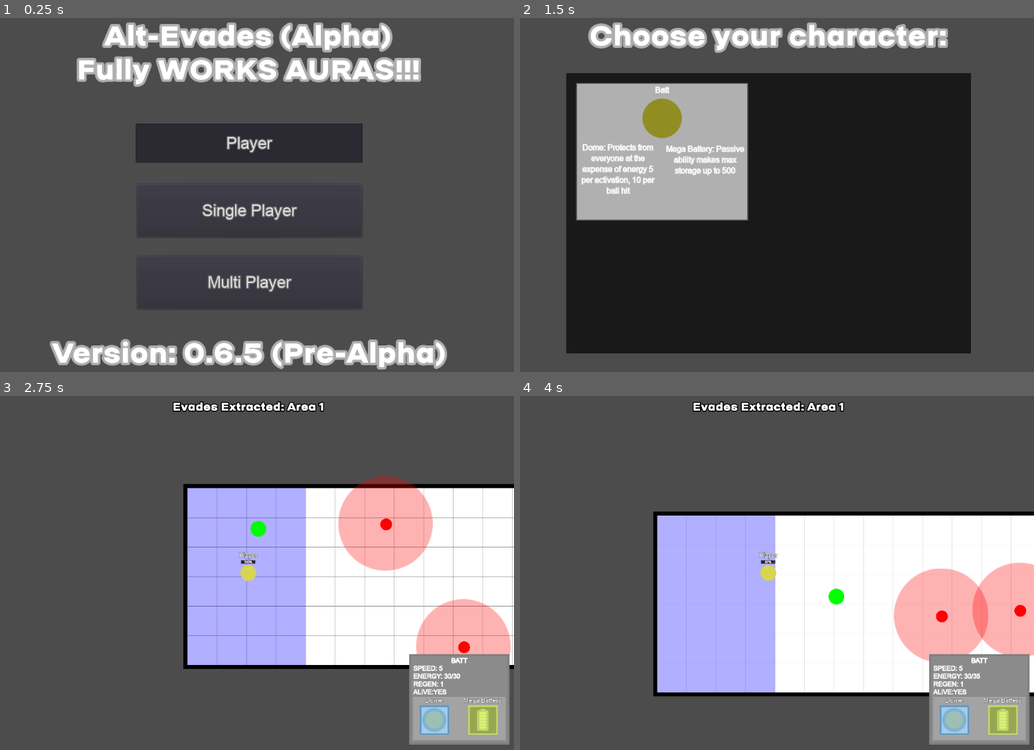
Above: before the commit, frames 1-4 (two rows, left to right).
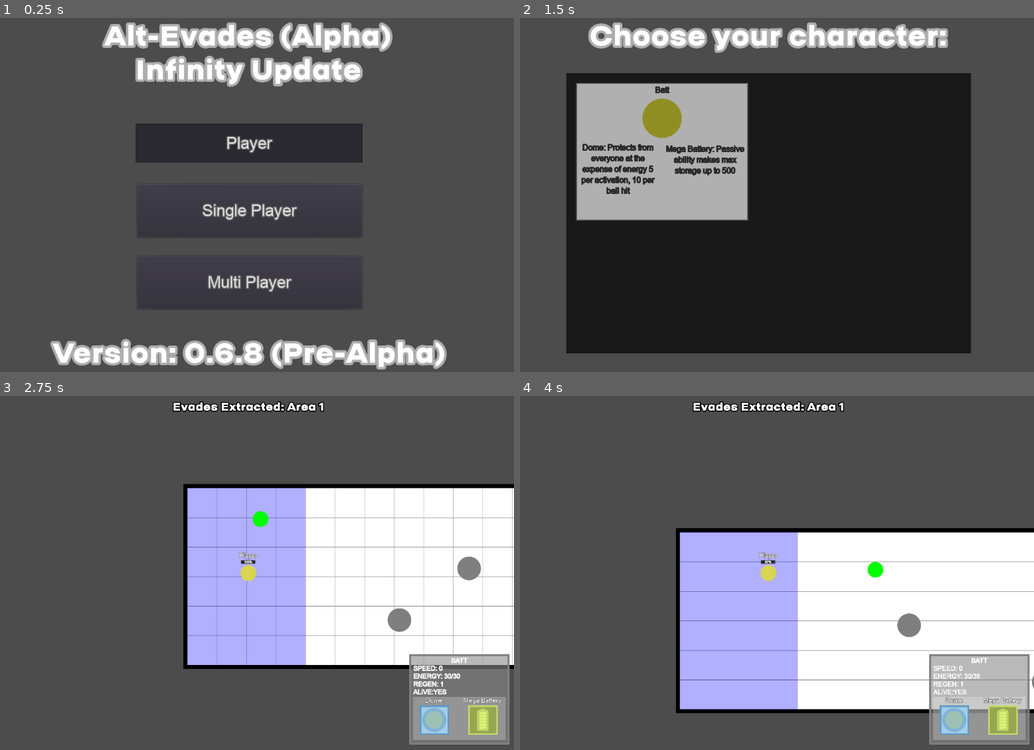
Above: after the commit, the same moments.

Repository: EtherCD/Alt-Evades-Old-Version
Game: Godot game, scene res://Menu.tscn
The game is run twice, just before and just after one commit, with the same random seed, the same clock (stepped at 60 frames per second) and the same inputs.
Inputs (mouse positions are in pixels of both pictures, inside the frame that each line leads up to):
- Up to frame 1 (0.25 s): no input
- Up to frame 2 (1.5 s): click "Single Player" at 0.5 s; tap Enter at 1.25 s; move the mouse to (884, 177) at 1.27 s; hold Right (ui_right) from 1.28 s (still down); tap Z at 1.35 s; click (884, 177) at 1.42 s
- Up to frame 3 (2.75 s): tap Space at 2 s; move the mouse to (143, 590) at 2.02 s; release Right (ui_right) at 2.03 s; hold Down (ui_down) from 2.03 s (still down); tap Z at 2.1 s; click (143, 590) at 2.17 s
- Up to frame 4 (4 s): move the mouse to (823, 495) at 2.77 s; release Down (ui_down) at 2.78 s; hold Right (ui_right) 2.78-3.53 s; tap 1 at 2.85 s; click (823, 495) at 2.92 s; tap Z at 3.05, 3.8 s; move the mouse to (741, 643) at 3.52 s; hold Up (ui_up) from 3.53 s (still down); tap 2 at 3.6 s; click (741, 643) at 3.67 s

The runs differ from the first frame. In frame 1, 4.2% of the frame differs, in the area x 9-88%, y 10-100%; in frame 2, 1.5%; in frame 3, 8.8%; in frame 4, 21%, in the area x 25-100%, y 32-98%.

Commit message:
Infinity UPDATE!
* Add Mouse movement
* Add Levels
* And other fix

Diff:
--- a/Alt-Evades/Assets/Singletone.gd
+++ b/Alt-Evades/Assets/Singletone.gd
@@ -1,7 +1,7 @@
 extends Node
 
 export var id = -1
-export var version = "0.6.5 (Pre-Alpha)"
+export var version = "0.6.8 (Pre-Alpha)"
 export var gameName = ""
 
 var all_herous = [
--- a/Alt-Evades/Assets/Small Info Font.tres
+++ b/Alt-Evades/Assets/Small Info Font.tres
@@ -5,6 +5,5 @@
 
 [resource]
 outline_size = 1
-outline_color = Color( 0.85098, 0.85098, 0.85098, 1 )
 use_filter = true
 font_data = SubResource( 1 )
--- /dev/null
+++ b/Alt-Evades/CustomZone.gd
@@ -0,0 +1,10 @@
+extends StaticBody2D
+
+func _ready():
+	pass
+
+
+
+
+func _on_Detector_body_entered(body):
+	pass # Replace with function body.
--- a/Alt-Evades/Enemy.tscn
+++ b/Alt-Evades/Enemy.tscn
@@ -4,12 +4,12 @@
 [ext_resource path="res://Scripts/Enemy.gd" type="Script" id=2]
 
 [sub_resource type="CircleShape2D" id=1]
-radius = 32.0
+radius = 59.3009
 
 [sub_resource type="CircleShape2D" id=2]
-radius = 32.0
+radius = 59.3009
 
-[node name="Enemy" type="KinematicBody2D"]
+[node name="Enemy" type="KinematicBody2D" groups=["enemy"]]
 collision_layer = 8
 collision_mask = 3
 script = ExtResource( 2 )
--- a/Alt-Evades/Hero/Batt.gd
+++ b/Alt-Evades/Hero/Batt.gd
@@ -2,8 +2,9 @@
 
 var eAbility1 = 10;
 var eAbility1_ = 50;
-var switcher;
+var switcher = false;
 var Regen = 0;
+var canAbility1 = true;
 
 func _ready():
 	heroName = "Batt"
@@ -29,7 +30,7 @@
 		rEnergy = Regen;
 	get_node("Camera2D2/CenteredRect/ColorRect/Hero Info").text = "Speed: "+str(cSpeed/50)+"\nEnergy: "+str(int(cEnergy))+"/"+str(mEnergy)+"\nRegen: "+str(rEnergy)+"\nAlive:"+a_translate(alive)
 	#get_node("Camera2D2/ColorRect/Hero Ability").text = 'Ability "'+nameAbility1+'":\n'+f_translate(switcher)+'\nAbility "'+nameAbility2+'":\n passive'
-	if not switcher:
+	if not switcher and not AuraPink:
 		$Camera2D2/CenteredRect/ColorRect/ColorRect/ability1.modulate = Color(1,1,1,1)
 	else: $Camera2D2/CenteredRect/ColorRect/ColorRect/ability1.modulate = Color(1,1,1,0.45)
 	get_node("EnergyBar").value = (cEnergy / mEnergy) * 100
@@ -42,21 +43,36 @@
 	#$Camera2D2.zoom.x = 2/(OS.get_window_size().x/540)
 	#$Camera2D2.zoom.y = 2/(OS.get_window_size().y/360)
 
+func _add_process():
+	if switcher and cEnergy > 0:
+		cEnergy -= eAbility1*coef_rEnergy;
+	elif cEnergy < 1:
+		switcher = false
+		if switcher and rEnergy >= Regen:
+			Regen = rEnergy
+			rEnergy = Regen / 2;
+		elif not switcher and rEnergy < Regen:
+			rEnergy = Regen;
+	canUpgradeRegen=not switcher
+	$Dome.visible=switcher
+
 #Ability
 func ability1_f():
-	if rEnergy > 2:
-		if switcher and cEnergy > 1:
-			cEnergy -= eAbility1*coef_rEnergy;
-		elif switcher and cEnergy < 1:
-			switcher = false;
+	if rEnergy > 2 and canAbility1 and cEnergy > 1:
 		switcher = not switcher
-		canUpgradeRegen=not switcher
-		$Dome.visible=switcher
-		if switcher:
+		if switcher and rEnergy >= Regen:
 			Regen = rEnergy
 			rEnergy = Regen / 2;
-		else:
+		elif not switcher and rEnergy < Regen:
 			rEnergy = Regen;
+		$Camera2D2/CenteredRect/ColorRect/ColorRect/TTAbility1.start()
+	elif rEnergy < 0:
+		switcher = false
+		if rEnergy < Regen:
+			rEnergy = Regen
+	if canAbility1:
+		$Camera2D2/CenteredRect/ColorRect/ColorRect/ability1.modulate = Color(1,1,1,0.45)
+	canAbility1=false
 
 func ability2_f():
 	pass
@@ -73,7 +89,12 @@
 		$Sprite.modulate.a = 0.5
 		$DeathTimer.start()
 		$Dome.visible=false
-	if switcher and cEnergy > 10:
+	if switcher and cEnergy > 50:
 		cEnergy-=eAbility1_*0.5;
 	else:
 		switcher = false;
+
+
+func _on_ability1_timeout():
+	canAbility1=true;
+	$Camera2D2/CenteredRect/ColorRect/ColorRect/ability1.modulate = Color(1,1,1,1)
--- a/Alt-Evades/Hero/Batt.tscn
+++ b/Alt-Evades/Hero/Batt.tscn
@@ -50,7 +50,7 @@
 anchor_bottom = 1.0
 margin_left = -500.0
 margin_top = -450.0
-color = Color( 0.54902, 0.54902, 0.54902, 1 )
+color = Color( 0.54902, 0.54902, 0.54902, 0.6 )
 
 [node name="Hero NLabel" type="Label" parent="Player/Camera2D2/CenteredRect/ColorRect"]
 modulate = Color( 2, 2, 2, 1 )
@@ -104,7 +104,7 @@
 margin_top = 211.0
 margin_right = 484.0
 margin_bottom = 431.0
-color = Color( 1, 1, 1, 0.203922 )
+color = Color( 1, 1, 1, 0.239216 )
 
 [node name="ability2" type="Sprite" parent="Player/Camera2D2/CenteredRect/ColorRect/ColorRect"]
 position = Vector2( 355, 119 )
@@ -128,6 +128,9 @@
 custom_fonts/font = ExtResource( 2 )
 text = "Ability 2"
 align = 1
+
+[node name="TTAbility1" type="Timer" parent="Player/Camera2D2/CenteredRect/ColorRect/ColorRect"]
+wait_time = 1.5
 
 [node name="Level Label" type="Label" parent="Player/Camera2D2"]
 modulate = Color( 2, 2, 2, 1 )
@@ -156,6 +159,7 @@
 region_rect = Rect2( 0.377182, 0.127052, 171.162, 165.031 )
 
 [node name="EnergyBar" type="ProgressBar" parent="Player"]
+modulate = Color( 0.972549, 0.972549, 0.972549, 1 )
 material = SubResource( 1 )
 margin_left = -39.0
 margin_top = -66.0
@@ -171,3 +175,5 @@
 custom_fonts/font = ExtResource( 2 )
 text = "Player"
 align = 1
+
+[connection signal="timeout" from="Player/Camera2D2/CenteredRect/ColorRect/ColorRect/TTAbility1" to="Player" method="_on_ability1_timeout"]
--- a/Alt-Evades/HeroCart.tscn
+++ b/Alt-Evades/HeroCart.tscn
@@ -12,7 +12,7 @@
 script = ExtResource( 2 )
 
 [node name="Hero Name" type="Label" parent="."]
-modulate = Color( 1.5, 1.5, 1.5, 1 )
+modulate = Color( 0.215686, 0.215686, 0.215686, 1 )
 margin_right = 350.0
 margin_bottom = 29.0
 custom_fonts/font = ExtResource( 1 )
@@ -21,7 +21,7 @@
 valign = 1
 
 [node name="A1" type="Label" parent="."]
-modulate = Color( 1.5, 1.5, 1.5, 1 )
+modulate = Color( 0.215686, 0.215686, 0.215686, 1 )
 margin_left = 1.0
 margin_top = 122.0
 margin_right = 170.0
@@ -34,7 +34,7 @@
 autowrap = true
 
 [node name="A2" type="Label" parent="."]
-modulate = Color( 1.5, 1.5, 1.5, 1 )
+modulate = Color( 0.215686, 0.215686, 0.215686, 1 )
 margin_left = 175.0
 margin_top = 125.0
 margin_right = 350.0
--- a/Alt-Evades/Main.tscn
+++ b/Alt-Evades/Main.tscn
@@ -116,13 +116,17 @@
 margin_bottom = 719.0
 color = Color( 1, 1, 1, 0 )
 script = ExtResource( 1 )
-dark = true
-blue = true
-red = true
+standart = true
 
 [node name="Area 2" type="Node2D" parent="."]
 position = Vector2( 0, -6 )
 script = ExtResource( 4 )
+cLevelDark = 34
+cLevelBlue = 5
+cLevelRed = 10
+cLevelPink = 21
+mLevelStandart = 23
+modLevel = 1
 
 [node name="Sprite2" type="Sprite" parent="Area 2"]
 position = Vector2( 7259, 473 )
@@ -168,9 +172,8 @@
 margin_bottom = 726.0
 color = Color( 1, 1, 1, 0 )
 script = ExtResource( 1 )
-dark = true
-blue = true
-red = true
+col = 11
+standart = true
 
 [node name="Teleport" parent="Area 2" groups=["portal"] instance=ExtResource( 6 )]
 process_priority = -1
@@ -193,6 +196,27 @@
 position = Vector2( 240, 359 )
 shape = SubResource( 3 )
 
+[node name="Teleport2" parent="Area 2" groups=["portal"] instance=ExtResource( 6 )]
+process_priority = -1
+modulate = Color( 0.52549, 0.52549, 0.52549, 0.45098 )
+self_modulate = Color( 1, 1, 1, 0 )
+position = Vector2( 8919, 7 )
+scale = Vector2( 0.25, 1 )
+script = ExtResource( 8 )
+id = 1
+right_left = false
+area = 2
+
+[node name="CollisionShape2D2" type="CollisionShape2D" parent="Area 2/Teleport2"]
+position = Vector2( 240, 359 )
+shape = SubResource( 3 )
+
+[node name="Detector" type="Area2D" parent="Area 2/Teleport2"]
+
+[node name="CollisionShape2D2" type="CollisionShape2D" parent="Area 2/Teleport2/Detector"]
+position = Vector2( 240, 359 )
+shape = SubResource( 3 )
+
 [node name="TopWall2" parent="Area 2" instance=ExtResource( 2 )]
 position = Vector2( 4958, -9 )
 scale = Vector2( 512, 2 )
@@ -220,4 +244,9 @@
 [connection signal="body_entered" from="LeftSafeZone/Detector" to="LeftSafeZone" method="_on_Detector_body_entered"]
 [connection signal="body_exited" from="LeftSafeZone/Detector" to="LeftSafeZone" method="_on_Detector_body_exited"]
 [connection signal="body_entered" from="Teleport/Detector" to="Teleport" method="_on_Detector_body_entered"]
+[connection signal="body_entered" from="Area 2/LeftSafeZone2/Detector" to="Area 2" method="_on_Left_body_entered"]
+[connection signal="body_entered" from="Area 2/RightSafeZone2/Detector" to="Area 2" method="_on_Right_body_entered"]
+[connection signal="body_entered" from="Area 2/Teleport/Detector" to="Area 2" method="_on_Detector_right_entered"]
 [connection signal="body_entered" from="Area 2/Teleport/Detector" to="Area 2/Teleport" method="_on_Detector_body_entered"]
+[connection signal="body_entered" from="Area 2/Teleport2/Detector" to="Area 2" method="_on_Detector_body_entered"]
+[connection signal="body_entered" from="Area 2/Teleport2/Detector" to="Area 2/Teleport2" method="_on_Detector_body_entered"]
--- a/Alt-Evades/Menu.tscn
+++ b/Alt-Evades/Menu.tscn
@@ -14,7 +14,7 @@
 margin_bottom = 135.0
 custom_fonts/font = ExtResource( 2 )
 text = "Alt-Evades (Alpha)
-Fully WORKS AURAS!!!"
+Infinity Update"
 align = 1
 valign = 1
 
--- a/Alt-Evades/Scripts/Aura.gd
+++ b/Alt-Evades/Scripts/Aura.gd
@@ -12,6 +12,8 @@
 		self.modulate = Color(1,0,0,0.3)
 	if cType == 2:
 		self.modulate = Color(0,0,1,0.3)
+	if cType == 3:
+		self.modulate = Color(1,0.49,0.57,0.3)
 
 # Called every frame. 'delta' is the elapsed time since the previous frame.
 #func _process(delta):
@@ -24,6 +26,8 @@
 			body.AuraRed=true
 		elif aType == 2:
 			body.AuraBlue=true
+		elif aType == 3:
+			body.AuraPink=true
 
 
 func _on_AuraArea_body_exited(body):
@@ -32,3 +36,5 @@
 			body.AuraRed=false
 		elif aType == 2:
 			body.AuraBlue=false
+		elif aType == 3:
+			body.AuraPink=false
--- a/Alt-Evades/Scripts/Ball.gd
+++ b/Alt-Evades/Scripts/Ball.gd
@@ -23,7 +23,7 @@
 export(String) var cLevel = "Evades Extracted"
 
 var mPressed = false
-#var mMovement = true
+var mMovement = false
 var ability1 = false
 var ability2 = false
 var canUpgradeMaxEnergy = true
@@ -35,10 +35,13 @@
 var inverseMethod=false
 var cArea = 1;
 var velocity = Vector2()
-var saveZone = false
+var saveZone = true
 
 var AuraRed = false
 var AuraBlue = false
+var AuraPink = false
+
+var target = Vector2()
 
 func f_translate(bol):
 	if bol: return "activated"
@@ -70,21 +73,28 @@
 		cEnergy = 0;
 	if cEnergy > 0:
 		cEnergy /= eCoefNot
-	if AuraRed:
-		speed = cSpeed / 2
-	elif speed <= cSpeed:
-		speed = cSpeed
-	if cSpeed < speed:
-		cSpeed = speed
-	if AuraBlue and cEnergy>0:
-		cEnergy -= 0.25 * eCoefNot
-	if ability1:
+	if not saveZone:
+		if AuraRed:
+			speed = cSpeed / 2
+		elif speed <= cSpeed:
+			speed = cSpeed
+		if cSpeed < speed:
+			cSpeed = speed
+		if AuraBlue and cEnergy>0:
+			cEnergy -= 0.25 * eCoefNot
+	if mMovement:
+		target = get_global_mouse_position()
+	if ability1 and not AuraPink:
 		ability1_f()
-	if ability2:
+	if ability2 and not AuraPink:
 		ability2_f()
 	#if mMovement and mVelocity != velocity:
 	#	mVelocity = velocity;
 	draw_info()
+	_add_process()
+
+func _add_process():
+	pass
 
 func draw_info():
 	get_node("Camera2D2/ColorRect/Hero Info").text = "Speed: "+str(cSpeed/50)+"\nEnergy: "+str(int(cEnergy))+"/"+str(mEnergy)+"\nRegen: "+str(rEnergy)+"\nAlive:"+a_translate(alive)
@@ -93,24 +103,38 @@
 func _physics_process(_delta):
 	if alive:
 		velocity = Vector2()
-		if Input.is_action_pressed("ui_right"): #and not mMovement:
+		if Input.is_action_pressed("ui_right") and not mMovement:
 			velocity.x += 1
-		if Input.is_action_pressed("ui_left"): #and not mMovement:
+		if Input.is_action_pressed("ui_left") and not mMovement:
 			velocity.x -= 1
-		if Input.is_action_pressed("ui_down"): #and not mMovement:
+		if Input.is_action_pressed("ui_down") and not mMovement:
 			velocity.y += 1
-		if Input.is_action_pressed("ui_up"): #and not mMovement:
+		if Input.is_action_pressed("ui_up") and not mMovement:
 			velocity.y -= 1
-		#if mMovement:
-		#	velocity = mVelocity;
-		if velocity.length() > 0:
-			velocity = velocity.normalized() * (speed / shiftC)
+		if mMovement:
+			velocity = global_position.direction_to(target)/2
+			#speed /= mouseSpeed
+			target -= global_position
+			velocity /= (sqrt(target.x*target.x+target.y*target.y)/5)
+			var direction_distance = target.length()*3
+			if direction_distance == 0:
+				direction_distance=1
+			#print(direction_distance)
+			if velocity.length() > 0:
+				velocity = velocity.normalized() * (min(speed, direction_distance) / shiftC)
+		else:
+			if velocity.length() > 0:
+				velocity = velocity.normalized() * (speed / shiftC)
 		# warning-ignore:return_value_discarded
 		move_and_slide(velocity)
 		#get_node("src://Camera2D2").position=velocity
-		rpc_unreliable('_set_pos', velocity)
-		rpc_unreliable('_set_speed', speed)
-		rpc_unreliable('_set_time', timer_value)
+		#rpc_unreliable('_set_pos', velocity)
+		#rpc_unreliable('_set_speed', speed)
+		#rpc_unreliable('_set_time', timer_value)
+
+func _input(event):
+	if event is InputEventMouseButton && event.pressed == true:
+		mMovement=not mMovement
 
 func _unhandled_input(event):
 	if event is InputEventKey:
@@ -135,7 +159,7 @@
 				ability2 = true;
 			elif event.pressed and event.scancode == KEY_X and ability2:
 				ability2 = false;
-		elif alive:
+		elif alive and not AuraPink:
 			if event.pressed and event.scancode == KEY_Z:
 				ability1_f()
 			if event.pressed and event.scancode == KEY_X:
--- a/Alt-Evades/Scripts/Enemy.gd
+++ b/Alt-Evades/Scripts/Enemy.gd
@@ -2,7 +2,9 @@
 
 var velocity = Vector2()  # The player's movement vector.
 export(int) var speed = 350;
-export(int) var cType = 0; # 0 - Dark, 1 - Red, 2 - Blue,
+export(int) var cType = 0; #4 - Standart, 0 - Dark, 1 - Red, 2 - Blue, 3 - Pink
+export(float) var size = 0.8;
+export(float) var auraSize = 1.8;
 var color = Color()
 
 # Called when the node enters the scene tree for the first time.
@@ -14,19 +16,20 @@
 		color = Color(1,0,0,1)
 	if cType == 2:
 		color = Color(0,0,1,1)
+	if cType == 3:
+		color = Color(1,0.49,0.57,1)
+	if cType == 4:
+		color = Color(0.5,0.5,0.5,1)
 	velocity = Vector2(rand_range(0, 1), rand_range(0, 1))
 	self.modulate = color
-	self.scale = Vector2(0.3, 0.3)
+	self.scale = Vector2(size, size)
 	$EnemyArea.name = "Enemy"
 
-	if cType == 1 or cType == 2:
+	if cType >= 1 and cType <= 3:
 		var aura = preload("res://Aura.tscn").instance()
 		aura.position = Vector2(1, 20);
 		aura.set(cType, 8);
-		if cType == 1:
-			aura.add_to_group("AuraRed")
-		elif cType == 2:
-			aura.add_to_group("AuraBlue")
+		aura.scale = Vector2(auraSize,auraSize);
 		add_child(aura)
 
 func _physics_process(delta):
--- a/Alt-Evades/Scripts/Generator.gd
+++ b/Alt-Evades/Scripts/Generator.gd
@@ -1,29 +1,49 @@
 extends Node
 
 export(int) var col=10
+export(bool) var standart=false;
 export(bool) var dark=false;
 export(bool) var blue=false;
 export(bool) var red=false;
+export(bool) var pink=false;
+export(float) var size=0.6;
+export(float) var auraSize = 1.8;
+
+var arr = []
 
 # Called when the node enters the scene tree for the first time.
 func _ready():
+	_create()
+
+func _create():
 	for i in range(0, col):
 		var enemy = preload("res://Enemy.tscn").instance()
 		var vec = Vector2(rand_range(141,3061), rand_range(1,671))
 		enemy.position = vec;
+		enemy.size=size;
 		var maybe_color = []
+		if standart:
+			maybe_color.append(4)
 		if dark:
 			maybe_color.append(0)
 		if blue:
 			maybe_color.append(1)
 		if red:
 			maybe_color.append(2)
+		if pink:
+			maybe_color.append(3)
 		if maybe_color != []:
 			enemy.cType = maybe_color[randi() % maybe_color.size()]
+			enemy.auraSize=auraSize;
 		else:
 			enemy.cType = 0;
 		add_child(enemy)
+		arr.append(enemy)
 
+func _remove():
+	for i in arr:
+		i.queue_free()
+	arr = []
 
 # Called every frame. 'delta' is the elapsed time since the previous frame.
 #func _process(delta):
--- a/Alt-Evades/Scripts/Levels.gd
+++ b/Alt-Evades/Scripts/Levels.gd
@@ -1,18 +1,93 @@
 extends Node2D
 
-export(bool) var dark = false;
-export(bool) var blue = false;
-export(bool) var red = false;
-export(int)  var colEnemy = 10;
+export(int) var col = 10;
+
+export(int)  var customID = 1;
+
+export(int) var cLevelStandart = 2;
+export(int) var cLevelDark = 2;
+export(int) var cLevelBlue = 2;
+export(int) var cLevelRed  = 2;
+export(int) var cLevelPink = 2;
+
+export(int) var mLevelStandart = 40;
+export(int) var mLevelDark = 40;
+export(int) var mLevelBlue = 40;
+export(int) var mLevelRed  = 40;
+export(int) var mLevelPink = 40;
+
+export(int) var modLevel = 2;
+
+export(float) var standartSize = 0.45;
+export(float) var mSize = 0.025;
+#export(float) var maxSize = 1.5;
+
+export(float) var standartSizeAuras = 1.45;
+export(float) var mSizeAuras = 0.025;
+#export(float) var maxSizeAuras = 1.5;
+
+var area = 2;
+var notCustomID = 0;
 
 func _ready():
 	pass
 
 func _process(delta):
-	if $Teleport.can_teleport:
-		_work()
+	pass
 
-func _work():
-	for i in $Generator.get_child_count():
-		remove_child($Generator.get_child(i))
-	#$Generator.get_script().restart
+func _on_Right_body_entered(body):
+	if body.name == "Player":
+		if notCustomID < $Teleport.id:
+			notCustomID = $Teleport.id
+		$Teleport.id = customID
+
+func _gener():
+	$Generator._remove()
+	$Generator.size=standartSize+(mSize * area)
+	$Generator.auraSize=standartSizeAuras+(mSizeAuras * area)
+
+	if area >= cLevelStandart and area <= mLevelStandart:
+		$Generator.standart=true
+	else:
+		$Generator.standart=false
+
+	if area >= cLevelDark and area <= mLevelDark:
+		$Generator.dark=true
+	else:
+		$Generator.dark=false
+
+	if area >= cLevelRed and area <= mLevelRed:
+		$Generator.red=true
+	else:
+		$Generator.red=false
+
+	if area >= cLevelBlue and area <= mLevelBlue:
+		$Generator.blue=true
+	else:
+		$Generator.blue=false
+
+	if area >= cLevelPink and area <= mLevelPink:
+		$Generator.pink=true
+	else:
+		$Generator.pink=false
+
+	$Generator.col=col+(modLevel*area)
+
+	$Generator._create()
+
+func _on_Detector_body_entered(body):
+	if body.name == "Player":
+		area+=1
+		_gener()
+
+
+func _on_Detector_right_entered(body):
+	if body.name == "Player" and $Teleport.id != 0:
+		area-=1
+		_gener()
+
+
+func _on_Left_body_entered(body):
+	if body.name == "Player":
+		if area == 1 or area == 2:
+			$Teleport.id=0
--- a/Alt-Evades/Scripts/Teleport.gd
+++ b/Alt-Evades/Scripts/Teleport.gd
@@ -10,7 +10,7 @@
 
 func _on_Detector_body_entered(body):
 	for portal in get_tree().get_nodes_in_group("portal"):
-		if portal != body and body.name == "Player" and portal != self:
+		if portal != body and body.name == "Player" and portal != self and self.id == portal.id:
 			var pos = portal.global_position;
 			if portal.right_left:
 				body.global_position=Vector2(pos.x+250, pos.y+rand_range(250, 500))
Not shown, changed: Alt-Evades/export_presets.cfg
Binary file changed: Alt-Evades/icon.png
Not shown, added: Alt-Evades/Assets/icons/source/batt_battary.pdn
Not shown, added: Alt-Evades/Assets/icons/source/void_atractor.pdn
Not shown, added: Alt-Evades/Assets/icons/source/void_crash.pdn
